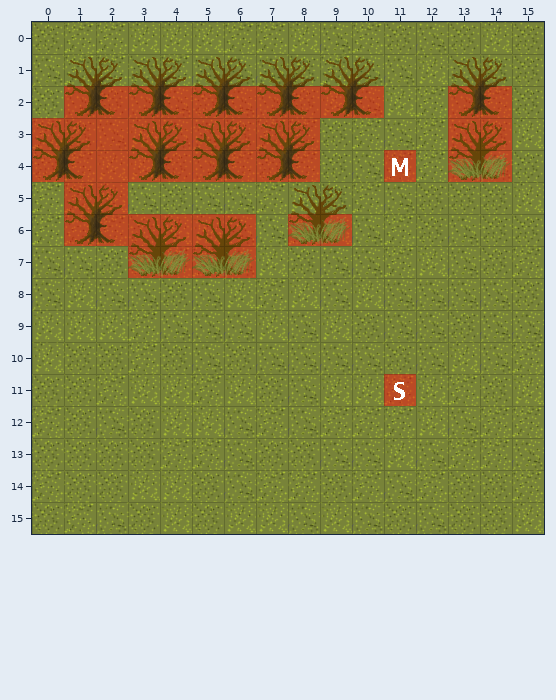
Tiled map -- 2013/tiles/tileset.tmx. The picture above is the old version.
Cells are 32x32 px. Shown: x 0..15, y 0..15.
Once edited:
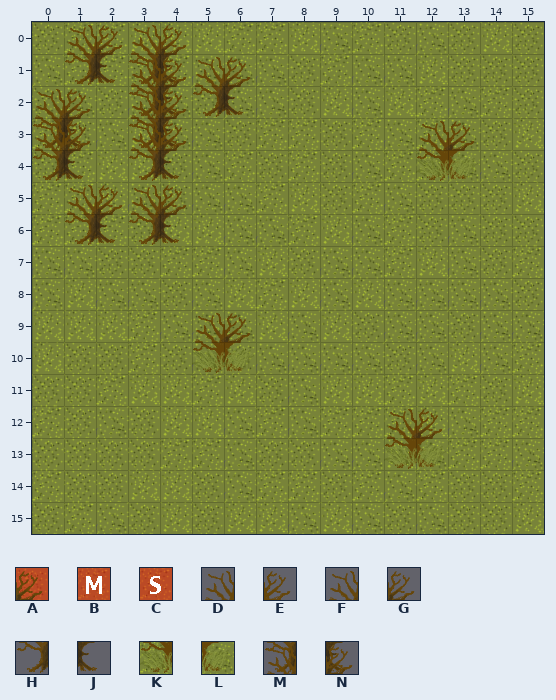
Key: from "gamelogic": A 0, B 1, C 2; from "tileset": D 2, E 3, F 4, G 5, H 20, J 21, K 34, L 35, M 50, N 51.
_ is an empty cell.
See-through tiles are keyed as they look on the map.
What changed:
Layer "gamelogic" (now hidden):
The author cleared tile A in row 2 at x 1 to 10 and 13 to 14; in rows 3 to 4 at x 0 to 8 and 13 to 14; in row 5 at x 1 to 2; in row 6 at x 1 to 6 and 8 to 9; in row 7 at x 3 to 6.
The author cleared tile B in row 4 at x 11.
The author cleared tile C in row 11 at x 11.
Layer "objects":
Tile F is added in row 0 at x 1 and 3; in row 2 at x 0; in row 3 at x 12; in row 5 at x 3; in row 9 at x 5; in row 12 at x 11.
Tile G replaces tile D in row 3 at x 13.
Tile G replaces tile H in row 2 at x 1.
Tile G is added in row 0 at x 2 and 4; in row 5 at x 4; in row 9 at x 6; in row 12 at x 12.
Tile H replaces tile D in row 6 at x 3.
Tile H replaces tile F in row 1 at x 1.
Tile J replaces tile E in row 6 at x 4.
Tile J replaces tile G in row 1 at x 2.
Tile K is added in row 4 at x 12; in row 10 at x 5; in row 13 at x 11.
Tile L replaces tile K in row 4 at x 13.
Tile L is added in row 10 at x 6; in row 13 at x 12.
Tile M replaces tile F in row 1 at x 3; in row 3 at x 0 and 3.
Tile M replaces tile H in row 2 at x 3.
Tile N replaces tile G in row 1 at x 4; in row 3 at x 1 and 4.
Tile N replaces tile J in row 2 at x 4.
The author cleared tile D in row 5 at x 8; in row 6 at x 5.
The author cleared tile E in row 3 at x 14; in row 5 at x 9; in row 6 at x 6.
The author cleared tile F in row 1 at x 7, 9 and 13; in row 3 at x 5 and 7.
The author cleared tile G in row 1 at x 8, 10 and 14; in row 3 at x 6 and 8.
The author cleared tile H in row 2 at x 7, 9 and 13; in row 4 at x 5 and 7.
The author cleared tile J in row 2 at x 2, 8, 10 and 14; in row 4 at x 6 and 8.
The author cleared tile K in row 6 at x 8; in row 7 at x 3 and 5.
The author cleared tile L in row 4 at x 14; in row 6 at x 9; in row 7 at x 4 and 6.
